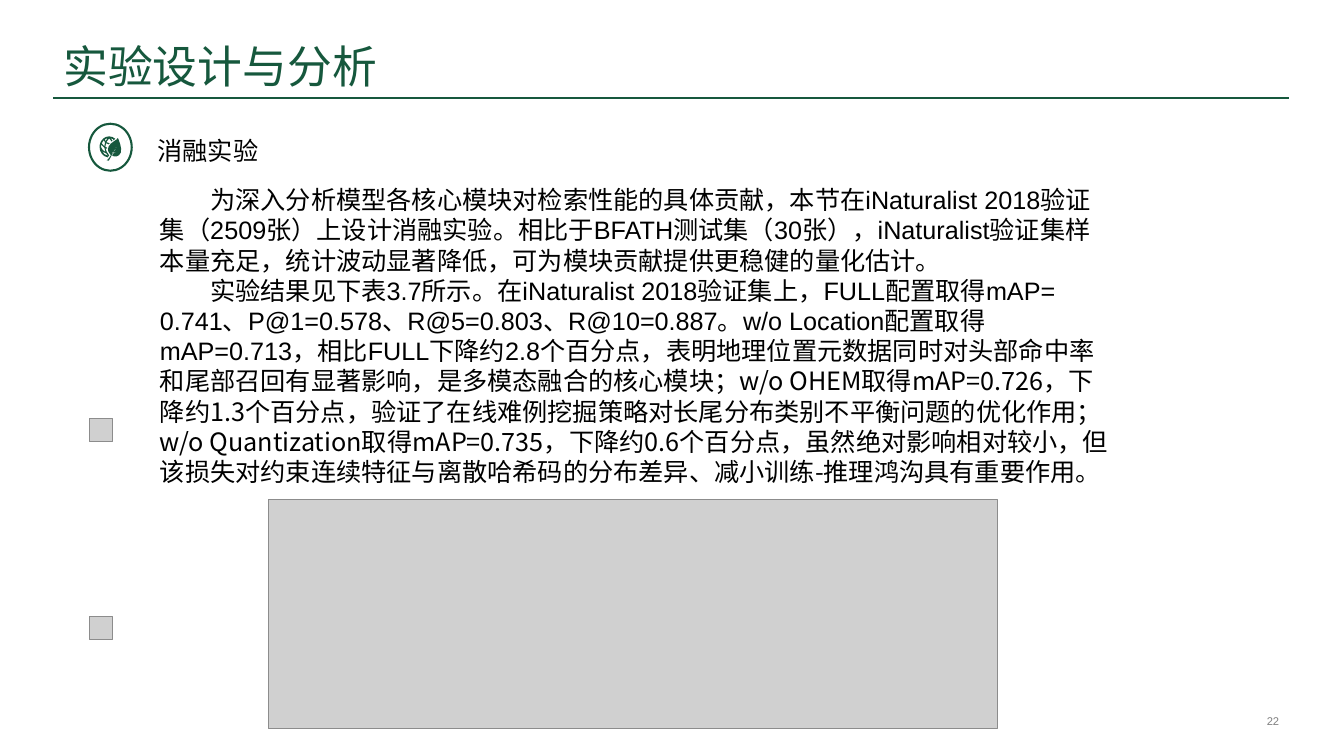
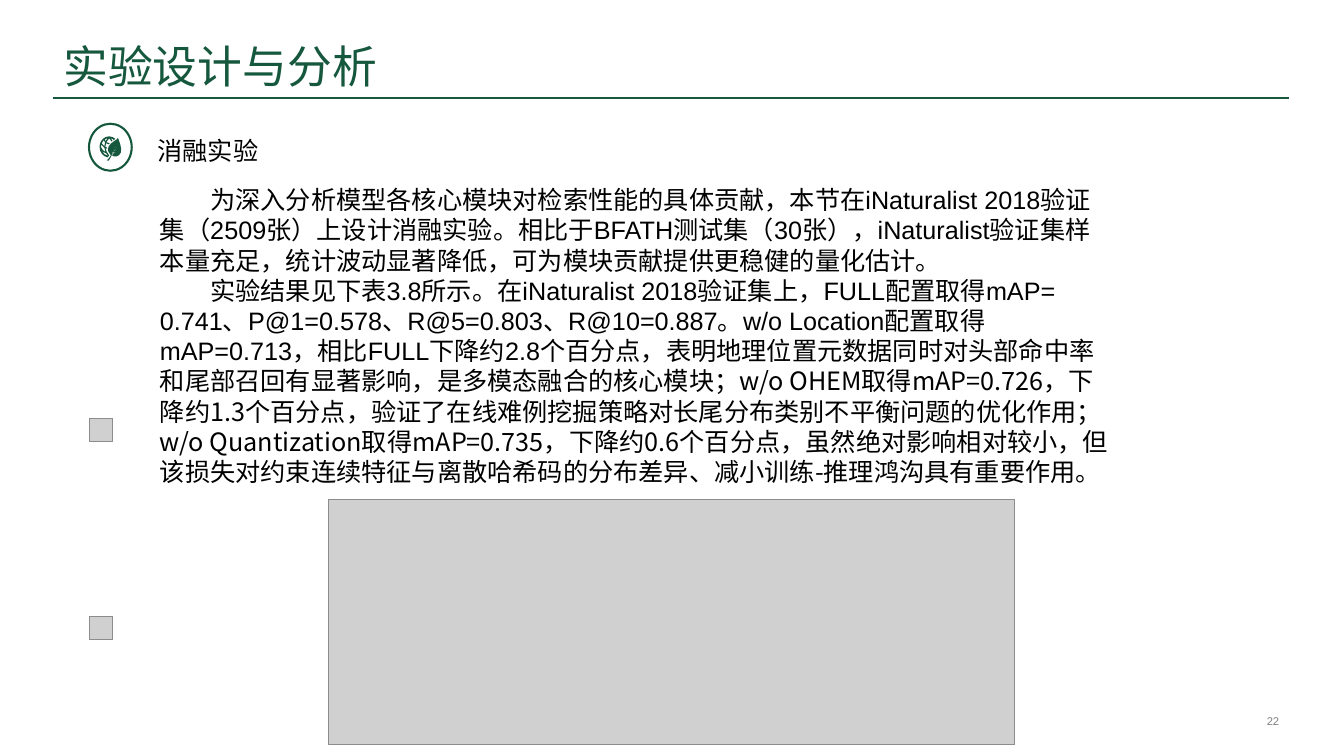
Before and after one commit to ssl1995/imooc-wiki, a slide deck: slide 22 of word/答辩/99-答辩准备/5200090_宋声林_答辩PPT.pptx. Drawn at 1344x756 pixels with LibreOffice and Linux fonts; fonts in the diff are those of the drawing; grey boxes stand for pictures; background and template pictures are left out. Boxes give left, top, right and bottom in pixels: in the first picture for what was removed or moved away, otherwise in the second. Text is boxed around its words. In the diff, an @@ line names an element or a change of style, - is before the commit and + after.

```diff
--- a/word/答辩/99-答辩准备/5200090_宋声林_答辩PPT.pptx
+++ b/word/答辩/99-答辩准备/5200090_宋声林_答辩PPT.pptx
@@ text at (x1=160, y1=278, x2=1108, y2=483): text changed @@
-实验结果见下表3.7所示。在iNaturalist 2018验证集上，FULL配置取得mAP= 0.741、P@1=0.578、R@5=0.803、R@10=0.887。w/o Location配置取得mAP=0.713，相比FULL下降约2.8个百分点，表明地理位置元数据同时对头部命中率和尾部召回有显著影响，是多模态融合的核心模块；w/o OHEM取得mAP=0.726，下降约1.3个百分点，验证了在线难例挖掘策略对长尾分布类别不平衡问题的优化作用；w/o Quantization取得mAP=0.735，下降约0.6个百分点，虽然绝对影响相对较小，但该损失对约束连续特征与离散哈希码的分布差异、减小训练-推理鸿沟具有重要作用。
+实验结果见下表3.8所示。在iNaturalist 2018验证集上，FULL配置取得mAP= 0.741、P@1=0.578、R@5=0.803、R@10=0.887。w/o Location配置取得mAP=0.713，相比FULL下降约2.8个百分点，表明地理位置元数据同时对头部命中率和尾部召回有显著影响，是多模态融合的核心模块；w/o OHEM取得mAP=0.726，下降约1.3个百分点，验证了在线难例挖掘策略对长尾分布类别不平衡问题的优化作用；w/o Quantization取得mAP=0.735，下降约0.6个百分点，虽然绝对影响相对较小，但该损失对约束连续特征与离散哈希码的分布差异、减小训练-推理鸿沟具有重要作用。
@@ picture resized from (x1=268, y1=500, x2=997, y2=729) to (x1=329, y1=500, x2=1015, y2=745) @@
```
Also in this commit, not shown: 5 other slides changed, 26 other files.
